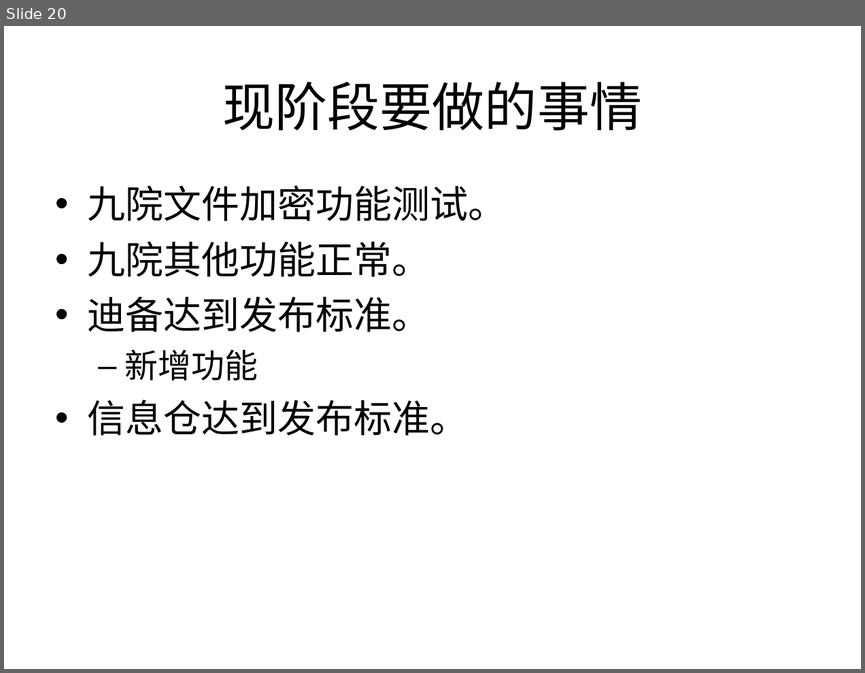
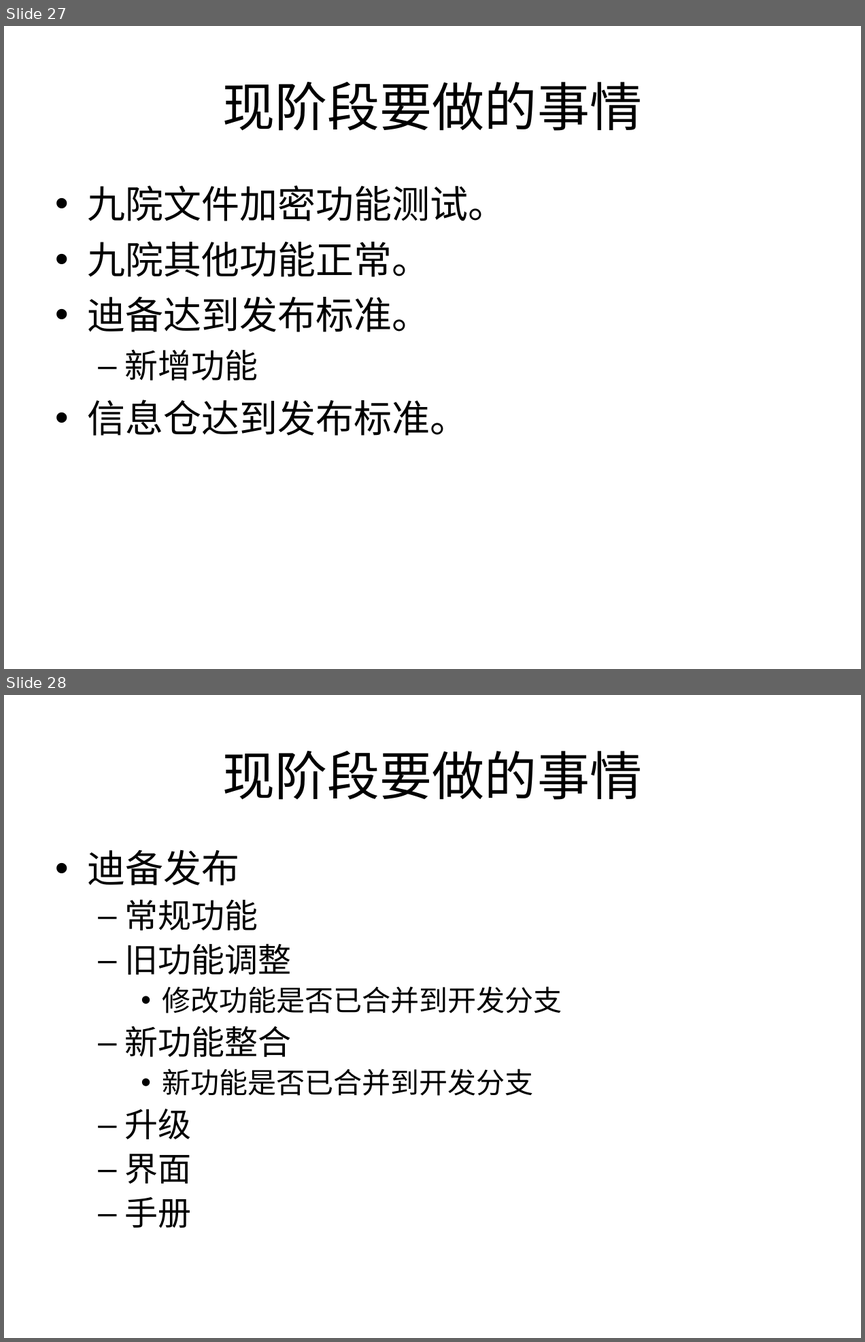
Before and after one commit to irene1990/Teamleader, a slide deck: PPT/Training/release process.ppt. Shown one above the other, each under a label of ours: slide 20 before the commit, slides 27 and 28 after it. The pictures are 865x673 and 865x1342 pixels, drawn with LibreOffice and Linux fonts; fonts in the diff are those of the drawing. Boxes give left, top, right and bottom in pixels: in the first picture for what was removed or moved away, otherwise in the second. Text is boxed around its words. In the diff, an @@ line names an element or a change of style, - is before the commit and + after.

```diff
--- a/PPT/Training/release process.ppt
+++ b/PPT/Training/release process.ppt
@@ slide 28 added at bbox=[4, 695, 861, 1338], background #FFFFFF @@
@@ title added at bbox=[223, 751, 642, 800], 44 pt, text #000000 @@
+现阶段要做的事情
@@ text added at bbox=[88, 850, 562, 1227], 24 pt, text #000000 @@
+• 迪备发布
+  – 常规功能
+  – 旧功能调整
+    • 修改功能是否已合并到开发分支
+  – 新功能整合
+    • 新功能是否已合并到开发分支
+  – 升级
+  – 界面
+  – 手册
@@ what was slide 20 is now slide 27 @@
```
Also in this commit, not shown: 2 slides changed, 7 other slides added, 2 slides removed.
